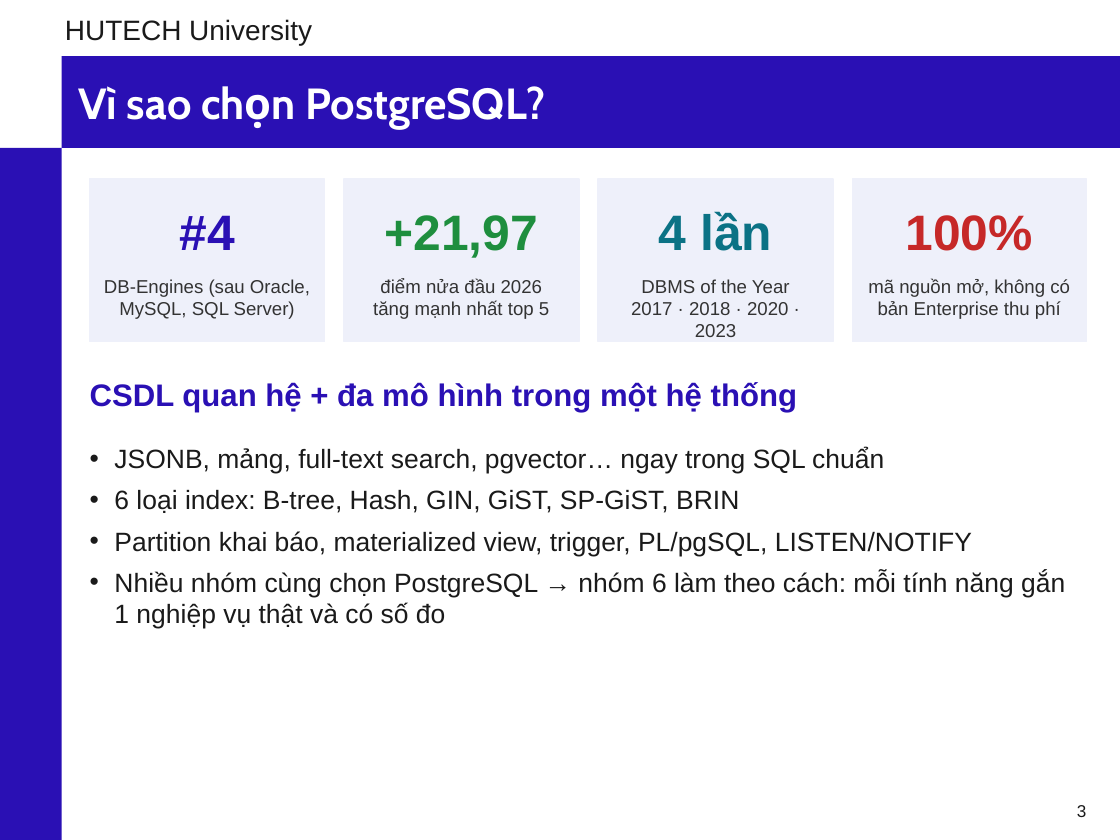
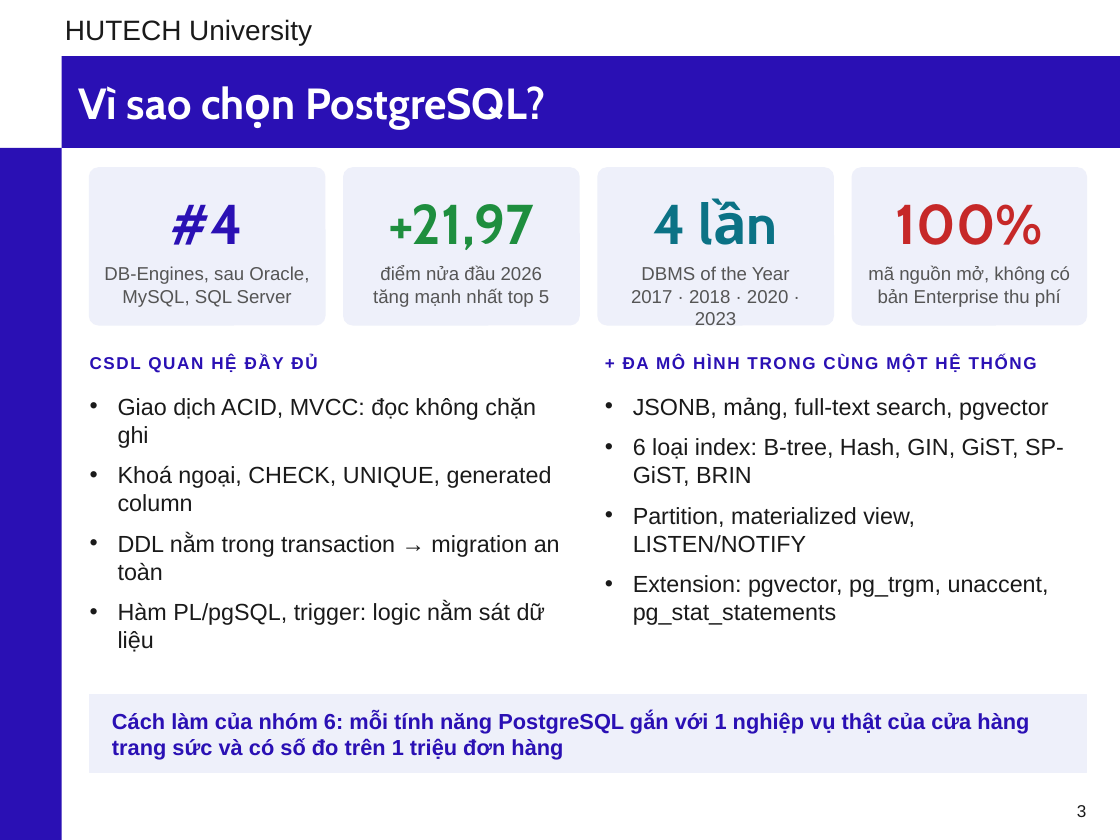
Before and after one commit to phunganhtuan123/master-csdl, a slide deck: slide 3 of docs/Slide_CSDL_Nhom6_PostgreSQL.pptx. Drawn at 1120x840 pixels with LibreOffice and Linux fonts; fonts in the diff are those of the drawing; background and template pictures are left out. Boxes give left, top, right and bottom in pixels: in the first picture for what was removed or moved away, otherwise in the second. Text is boxed around its words. In the diff, an @@ line names an element or a change of style, - is before the commit and + after.

Commit message:
Slide bố cục mới, tiểu luận theo template lớp, COMMANDS.md; dọn file thừa

```diff
--- a/docs/Slide_CSDL_Nhom6_PostgreSQL.pptx
+++ b/docs/Slide_CSDL_Nhom6_PostgreSQL.pptx
@@ rounded rectangle: place and size @@
-rounded rectangle at [90, 179, 325, 342]
+rounded rectangle at [90, 168, 325, 325]
@@ rounded rectangle: place and size @@
-rounded rectangle at [344, 179, 579, 342]
+rounded rectangle at [344, 168, 579, 325]
@@ rounded rectangle: place and size @@
-rounded rectangle at [598, 179, 833, 342]
+rounded rectangle at [598, 168, 833, 325]
@@ 4 texts: place and size @@
-4 texts at [179, 211, 1033, 258]
+4 texts at [171, 204, 1043, 250]
@@ size 32 to 36 pt, font Arial to Cabin in 4 elements at [171, 204, 243, 245], [388, 204, 534, 250], [653, 204, 686, 244], [896, 204, 1043, 245] @@
@@ rectangle to rounded rectangle in 4 elements at [90, 168, 325, 325], [344, 168, 579, 325], [598, 168, 833, 325], [852, 168, 1086, 325] @@
@@ rounded rectangle: place and size @@
-rounded rectangle at [852, 179, 1086, 342]
+rounded rectangle at [852, 168, 1086, 325]
@@ text at [104, 266, 309, 307]: text changed; text colour #333333 to #555555 @@
-DB-Engines (sau Oracle,
-MySQL, SQL Server)
+DB-Engines, sau Oracle,
+MySQL, SQL Server
@@ text "điểm nửa đầu 2026": place and size @@
-text "điểm nửa đầu 2026" at [373, 278, 549, 319]
+text "điểm nửa đầu 2026" at [373, 266, 549, 307]
@@ text "DBMS of the Year": place and size @@
-text "DBMS of the Year" at [631, 279, 790, 337]
+text "DBMS of the Year" at [631, 266, 790, 325]
@@ text colour #333333 to #555555 in 3 elements at [631, 266, 790, 325], [373, 266, 549, 307], [868, 266, 1070, 307] @@
@@ text "mã nguồn mở, không có": place and size @@
-text "mã nguồn mở, không có" at [868, 278, 1070, 319]
+text "mã nguồn mở, không có" at [868, 266, 1070, 307]
@@ text at [90, 355, 317, 373]: text changed; size 20 to 11 pt @@
-CSDL quan hệ + đa mô hình trong một hệ thống
+CSDL QUAN HỆ ĐẦY ĐỦ
@@ text added at [623, 355, 1037, 372], 11 pt, text #2A10B4, bold @@
++ ĐA MÔ HÌNH TRONG CÙNG MỘT HỆ THỐNG
@@ text at [118, 397, 560, 652]: text changed; size 17 to 15 pt @@
-• JSONB, mảng, full-text search, pgvector… ngay trong SQL chuẩn
-• 6 loại index: B-tree, Hash, GIN, GiST, SP-GiST, BRIN
-• Partition khai báo, materialized view, trigger, PL/pgSQL, LISTEN/NOTIFY
-• Nhiều nhóm cùng chọn PostgreSQL → nhóm 6 làm theo cách: mỗi tính năng gắn 1 nghiệp vụ thật và có số đo
+• Giao dịch ACID, MVCC: đọc không chặn ghi
+• Khoá ngoại, CHECK, UNIQUE, generated column
+• DDL nằm trong transaction → migration an toàn
+• Hàm PL/pgSQL, trigger: logic nằm sát dữ liệu
@@ text added at [633, 397, 1064, 625], 15 pt, text #1A1A1A @@
+• JSONB, mảng, full-text search, pgvector
+• 6 loại index: B-tree, Hash, GIN, GiST, SP-GiST, BRIN
+• Partition, materialized view, LISTEN/NOTIFY
+• Extension: pgvector, pg_trgm, unaccent, pg_stat_statements
@@ rectangle added at [90, 694, 1086, 773], fill #EEF0FA, outline #EEF0FA 1 pt @@
@@ text added at [112, 711, 1029, 760], 14 pt, text #2A10B4, bold @@
+Cách làm của nhóm 6: mỗi tính năng PostgreSQL gắn với 1 nghiệp vụ thật của cửa hàng trang sức và có số đo trên 1 triệu đơn hàng
```
Also in this commit, not shown: 15 other slides changed, 1 slide added, 1 slide removed, 43 other files.
